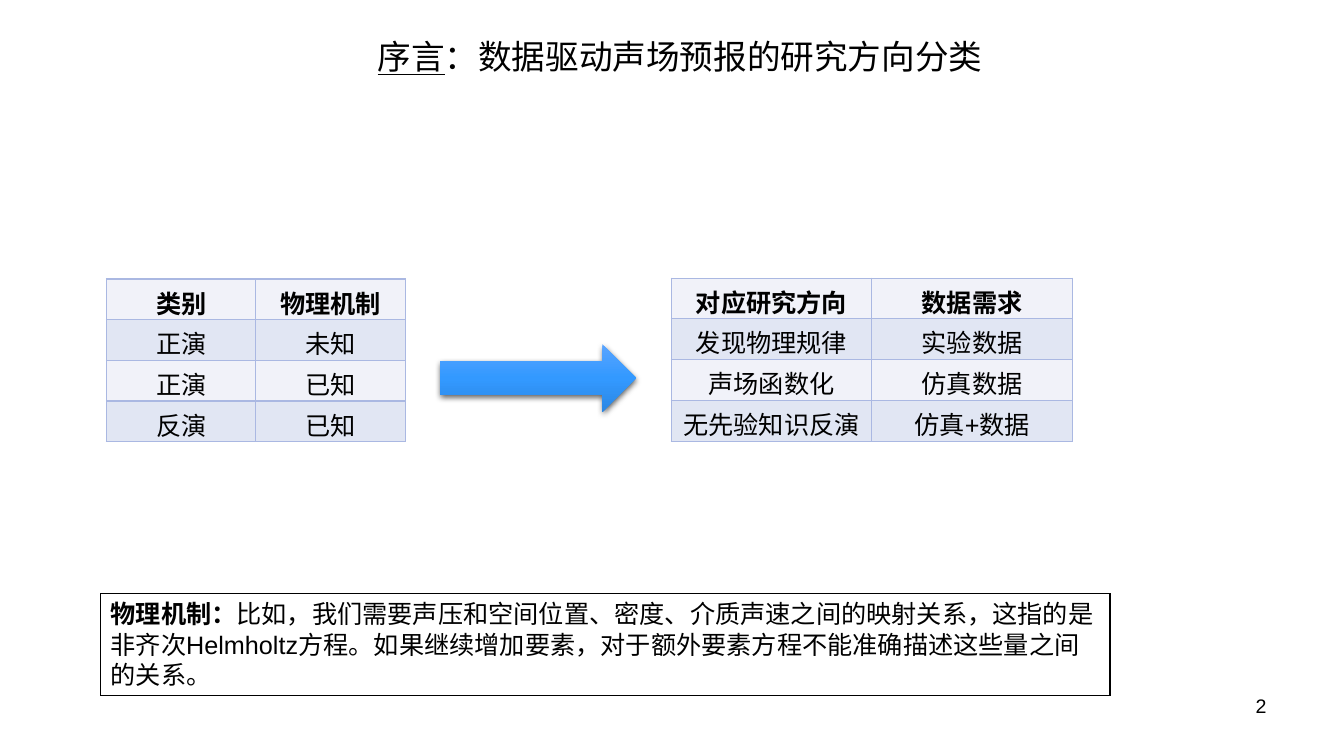
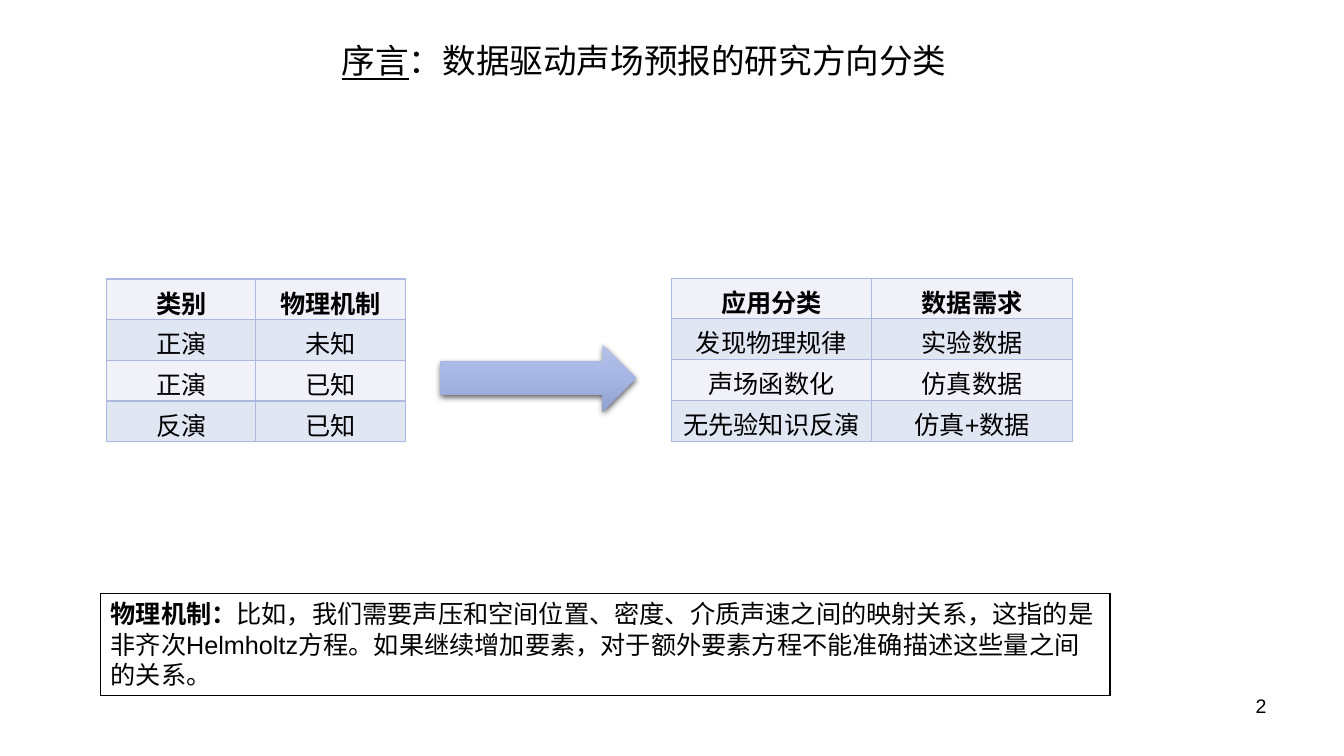
Before and after one commit to MouXuanKang/SoundFieldINN, a slide deck: slide 2 of Presentation.pptx. Drawn at 1344x756 pixels with LibreOffice and Linux fonts; fonts in the diff are those of the drawing; background and template pictures are left out. Boxes give left, top, right and bottom in pixels: in the first picture for what was removed or moved away, otherwise in the second. Text is boxed around its words. In the diff, an @@ line names an element or a change of style, - is before the commit and + after.

```diff
--- a/Presentation.pptx
+++ b/Presentation.pptx
@@ text "序言：数据驱动声场预报的研究方向分类": place and size @@
-text "序言：数据驱动声场预报的研究方向分类" at bbox=[378, 40, 983, 75]
+text "序言：数据驱动声场预报的研究方向分类" at bbox=[342, 44, 947, 80]
@@ table at bbox=[671, 278, 1073, 442] @@
-row 1, column 1: 对应研究方向
+row 1, column 1: 应用分类
@@ right arrow at bbox=[441, 345, 636, 412]: fill gradient #5AA4FF to #3399FF to #2B88E5 to gradient #B5C1E6 to #A7B7E5 to #91A0CF @@
```
Also in this commit, not shown: 9 other slides changed, 1 slide added.
